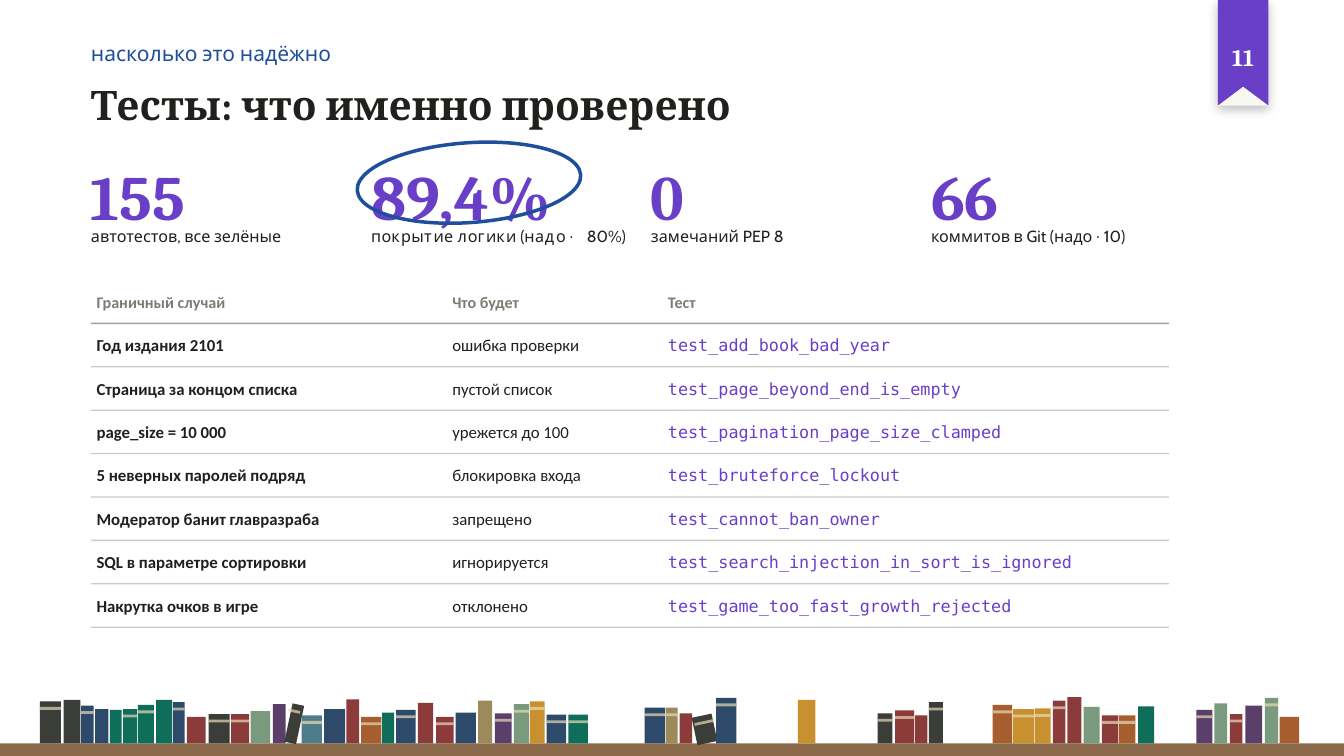
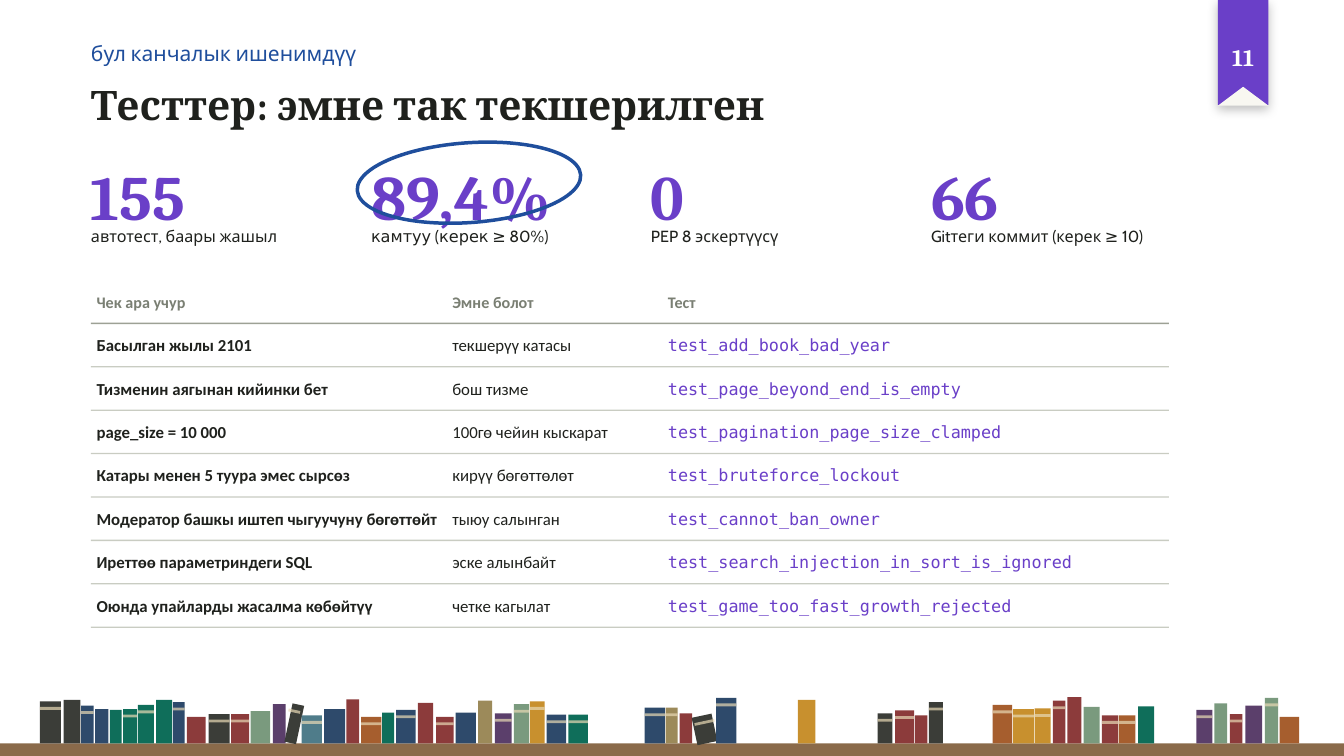
Before and after one commit to Kioku-0/oqu, a slide deck: slide 11 of Для_сдачи/2_Презентации/Оқу_предзащита_рус-кыр.pptx. Drawn at 1344x756 pixels with LibreOffice and Linux fonts; fonts in the diff are those of the drawing; background and template pictures are left out. Boxes give left, top, right and bottom in pixels: in the first picture for what was removed or moved away, otherwise in the second. Text is boxed around its words. In the diff, an @@ line names an element or a change of style, - is before the commit and + after.

```diff
--- a/Для_сдачи/2_Презентации/Оқу_предзащита_рус-кыр.pptx
+++ b/Для_сдачи/2_Презентации/Оқу_предзащита_рус-кыр.pptx
@@ text at [91, 45, 356, 66]: text changed @@
-насколько это надёжно
+бул канчалык ишенимдүү
@@ text at [91, 91, 764, 130]: text changed @@
-Тесты: что именно проверено
+Тесттер: эмне так текшерилген
@@ text at [91, 229, 278, 246]: text changed @@
-автотестов, все зелёные
+автотест, баары жашыл
@@ text at [371, 230, 548, 246]: text changed @@
-покрытие логики (надо ≥ 80%)
+камтуу (керек ≥ 80%)
@@ text at [651, 230, 778, 246]: text changed @@
-замечаний PEP 8
+PEP 8 эскертүүсү
@@ text at [988, 230, 1143, 246]: text changed @@
-коммитов в Git (надо ≥ 10)
+Gitтеги коммит (керек ≥ 10)
@@ text at [97, 297, 186, 311]: text changed @@
-Граничный случай
+Чек ара учур
@@ text at [452, 297, 534, 308]: text changed @@
-Что будет
+Эмне болот
@@ text at [97, 340, 252, 351]: text changed @@
-Год издания 2101
+Басылган жылы 2101
@@ text at [452, 343, 571, 354]: text changed @@
-ошибка проверки
+текшерүү катасы
@@ text at [97, 383, 328, 395]: text changed @@
-Страница за концом списка
+Тизменин аягынан кийинки бет
@@ text at [452, 383, 528, 395]: text changed @@
-пустой список
+бош тизме
@@ text at [452, 426, 608, 441]: text changed @@
-урежется до 100
+100гө чейин кыскарат
@@ text at [97, 470, 350, 484]: text changed @@
-5 неверных паролей подряд
+Катары менен 5 туура эмес сырсөз
@@ text at [452, 469, 574, 484]: text changed @@
-блокировка входа
+кирүү бөгөттөлөт
@@ text at [97, 513, 438, 528]: text changed @@
-Модератор банит главразраба
+Модератор башкы иштеп чыгуучуну бөгөттөйт
@@ text at [452, 517, 560, 528]: text changed @@
-запрещено
+тыюу салынган
@@ text at [97, 557, 313, 571]: text changed @@
-SQL в параметре сортировки
+Иреттөө параметриндеги SQL
@@ text at [452, 556, 556, 568]: text changed @@
-игнорируется
+эске алынбайт
@@ text at [97, 600, 373, 615]: text changed @@
-Накрутка очков в игре
+Оюнда упайларды жасалма көбөйтүү
@@ text at [452, 604, 551, 612]: text changed @@
-отклонено
+четке кагылат
```
Also in this commit, not shown: 8 other slides changed, 3 slides added, 3 slides removed, 4 other files.
